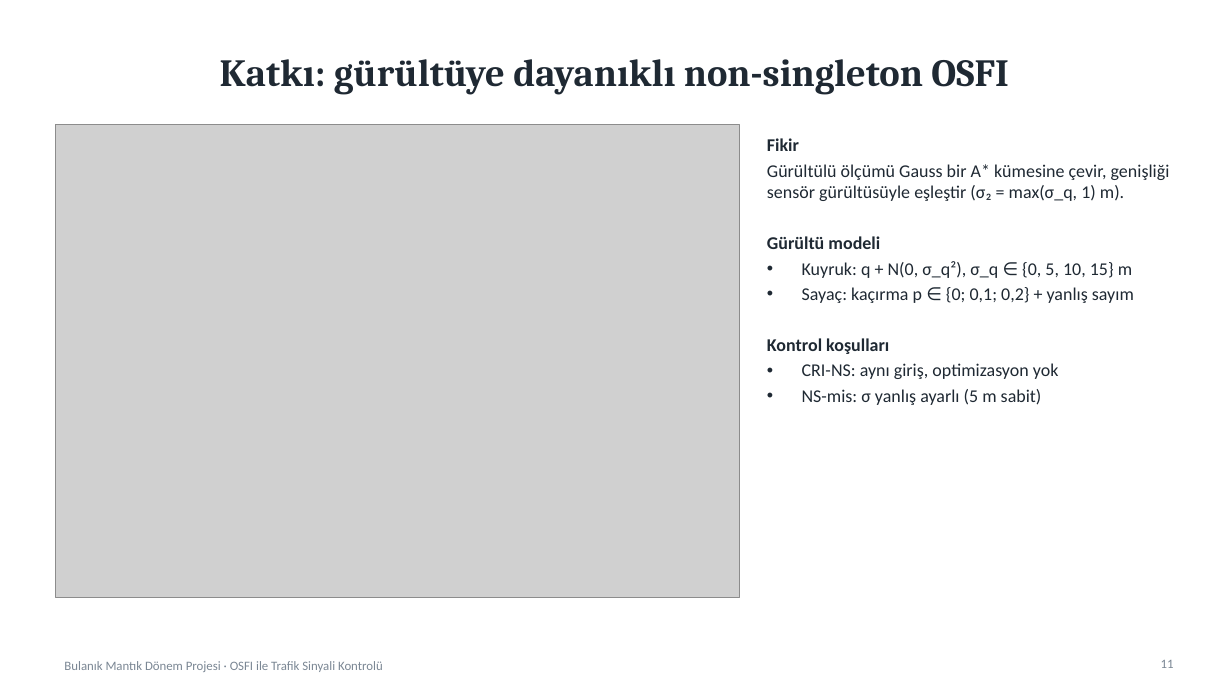
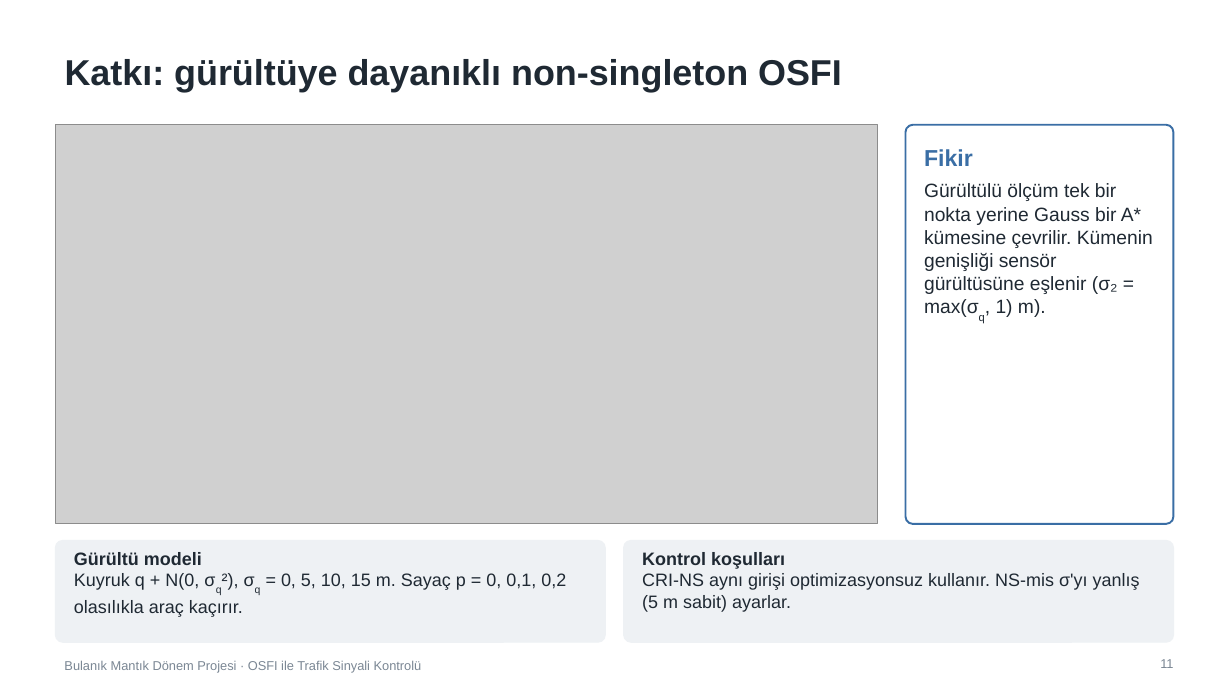
Before and after one commit to iscanliomerfaruk/osfi-traffic-signal-control, a slide deck: slide 11 of presentation/OSFI_Sunum.pptx. Drawn at 1232x693 pixels with LibreOffice and Linux fonts; fonts in the diff are those of the drawing; grey boxes stand for pictures. Boxes give left, top, right and bottom in pixels: in the first picture for what was removed or moved away, otherwise in the second. Text is boxed around its words. In the diff, an @@ line names an element or a change of style, - is before the commit and + after.

```diff
--- a/presentation/OSFI_Sunum.pptx
+++ b/presentation/OSFI_Sunum.pptx
@@ title "Katkı: gürültüye dayanıklı non-singleton OSFI" at [65, 59, 842, 92]: size 30 to 28 pt, font Cambria to Arial; alignment centre to left @@
@@ picture: place and size @@
-picture at [55, 125, 739, 597]
+picture at [55, 125, 878, 524]
@@ text removed at [767, 138, 1170, 405] @@
-Fikir
-Gürültülü ölçümü Gauss bir A* kümesine çevir, genişliği sensör gürültüsüyle eşleştir (σ₂ = max(σ_q, 1) m).
-Gürültü modeli
-• Kuyruk: q + N(0, σ_q²), σ_q ∈ {0, 5, 10, 15} m
-• Sayaç: kaçırma p ∈ {0; 0,1; 0,2} + yanlış sayım
-Kontrol koşulları
-• CRI-NS: aynı giriş, optimizasyon yok
-• NS-mis: σ yanlış ayarlı (5 m sabit)
@@ rounded rectangle added at [906, 125, 1174, 524], fill #FFFFFF, outline #3A6EA5 1.5 pt @@
@@ text added at [924, 149, 1153, 317], 15 pt, text #1F2933 @@
+Fikir
+Gürültülü ölçüm tek bir nokta yerine Gauss bir A* kümesine çevrilir. Kümenin genişliği sensör gürültüsüne eşlenir (σ₂ = max(σq, 1) m).
@@ rounded rectangle added at [55, 541, 605, 642], fill #EEF1F4, outline #EEF1F4 1 pt @@
@@ text added at [74, 552, 566, 617], 14 pt, text #1F2933 @@
+Gürültü modeli
+Kuyruk q + N(0, σq²), σq = 0, 5, 10, 15 m. Sayaç p = 0, 0,1, 0,2 olasılıkla araç kaçırır.
@@ rounded rectangle added at [624, 541, 1174, 642], fill #EEF1F4, outline #EEF1F4 1 pt @@
@@ text added at [642, 552, 1140, 612], 14 pt, text #1F2933 @@
+Kontrol koşulları
+CRI-NS aynı girişi optimizasyonsuz kullanır. NS-mis σ'yı yanlış (5 m sabit) ayarlar.
@@ text "Bulanık Mantık Dönem Projesi · ..." at [64, 660, 422, 673]: font Calibri to Arial @@
@@ page number at [1160, 659, 1173, 668]: font Calibri to Arial @@
```
Also in this commit, not shown: 14 other slides changed, 1 other file.
